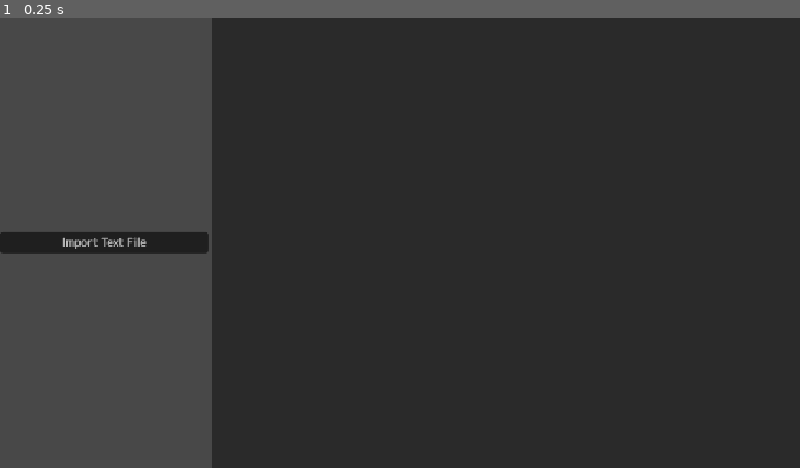
Above: before the commit, frame 1.
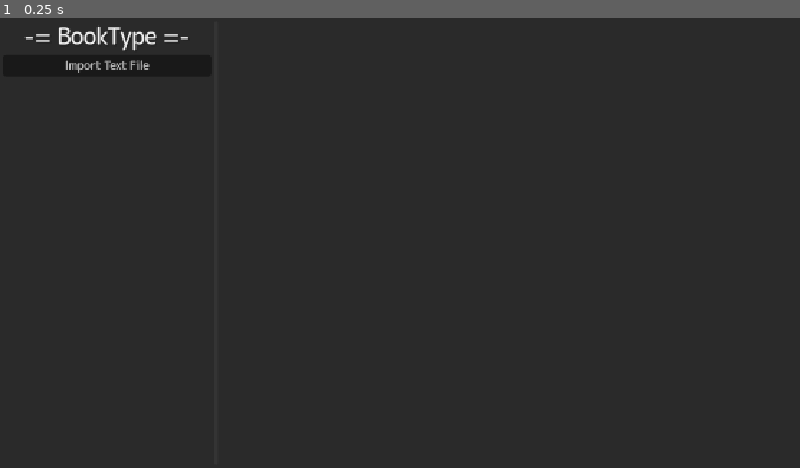
Above: after the commit, the same moment.

Repository: FireIceCode/BookType
Game: Godot game, scene res://game/main/main.tscn
Two runs of this game, one before a commit and one after it. Both use one fixed random seed, a clock stepped at 60 frames per second and the inputs below.
Inputs:
- Up to frame 1 (0.25 s): no input

The runs differ from the first frame. In frame 1, 25% of the frame differs, in the area x 0-27%, y 0-100%.

Commit message:
UI changes
Specifically main menu UI has been overhauled, and minor changes to other UI elsewhere.

Diff:
--- a/game/global/book_handler.gd
+++ b/game/global/book_handler.gd
@@ -1,6 +1,7 @@
 extends Node
 
 @export var max_page_length: int = 750
+
 
 var terminating_characters: PackedStringArray = [" ", ".", ",", "
 "]
@@ -8,8 +9,7 @@
 "
 
 
-# ----- Public Functions ----- #
-
+## Creates a directory containing metadata and pages from a txt file and title.
 func register_book(file_path_txt: String, book_title: String) -> void:
 	var book_text: String = FileAccess.get_file_as_string(file_path_txt)
 	if book_text == null:
@@ -52,6 +52,7 @@
 
 	# Create metadata JSON
 	var metadata: Dictionary = {
+		"version": 1,
 		"title": book_title,
 		"pages": page_index + 1,
 		"author":"",
@@ -60,11 +61,12 @@
 	FileAccess.open(dir + "metadata.json", FileAccess.WRITE).store_string(json_str)
 
 
+# Adds a page into the specified directory with the specified text
 func _create_page(dir_path: String, page_index: int, page_text: String) -> void:
 	var page: FileAccess = FileAccess.open(dir_path + str(page_index) + ".txt", FileAccess.WRITE)
 	page.store_string(page_text)
 
-
+# Removes dissalowed characters from provided text.
 func _clean_text(text: String) -> String:
 	var index = 0
 	var length = text.length()
--- a/game/main/main_menu/main_menu.tscn
+++ b/game/main/main_menu/main_menu.tscn
@@ -5,16 +5,68 @@
 [ext_resource type="Script" uid="uid://nhhb8wd8w0h7" path="res://game/main/main_menu/book_container.gd" id="2_fu7sn"]
 [ext_resource type="Script" uid="uid://c5lrlm18vb5bi" path="res://game/main/main_menu/file_dialog.gd" id="2_y7416"]
 
-[node name="Main Menu" type="HBoxContainer" unique_id=337169855]
+[sub_resource type="StyleBoxFlat" id="StyleBoxFlat_kp4qi"]
+bg_color = Color(0.1764706, 0.1764706, 0.1764706, 1)
+
+[sub_resource type="StyleBoxFlat" id="StyleBoxFlat_0o1p5"]
+bg_color = Color(1, 1, 1, 0.050980393)
+corner_radius_top_left = 5
+corner_radius_top_right = 5
+corner_radius_bottom_right = 5
+corner_radius_bottom_left = 5
+
+[node name="Control" type="Control" unique_id=1951986409]
+layout_mode = 3
+anchors_preset = 15
+anchor_right = 1.0
+anchor_bottom = 1.0
+grow_horizontal = 2
+grow_vertical = 2
+size_flags_horizontal = 4
+
+[node name="Panel" type="Panel" parent="." unique_id=499001987]
+layout_mode = 1
+anchors_preset = 15
+anchor_right = 1.0
+anchor_bottom = 1.0
+grow_horizontal = 2
+grow_vertical = 2
+theme_override_styles/panel = SubResource("StyleBoxFlat_kp4qi")
+
+[node name="Main Menu" type="HBoxContainer" parent="." unique_id=337169855]
 clip_contents = true
 custom_minimum_size = Vector2(500, 500)
+layout_mode = 1
 anchors_preset = 15
 anchor_right = 1.0
 anchor_bottom = 1.0
 grow_horizontal = 2
 grow_vertical = 2
 
-[node name="AddFileButton" type="Button" parent="." unique_id=1063680482]
+[node name="SidebarMarginContainer" type="MarginContainer" parent="Main Menu" unique_id=162256094]
+layout_mode = 2
+theme_override_constants/margin_left = 5
+theme_override_constants/margin_top = 5
+theme_override_constants/margin_bottom = 5
+
+[node name="VBoxContainer" type="VBoxContainer" parent="Main Menu/SidebarMarginContainer" unique_id=116647438]
+layout_mode = 2
+
+[node name="Label" type="Label" parent="Main Menu/SidebarMarginContainer/VBoxContainer" unique_id=1287935044]
+layout_mode = 2
+size_flags_vertical = 0
+theme = ExtResource("1_kp4qi")
+theme_override_colors/font_shadow_color = Color(0, 0, 0, 0.101960786)
+theme_override_constants/line_spacing = 3
+theme_override_constants/shadow_offset_x = 2
+theme_override_constants/shadow_offset_y = 2
+theme_override_constants/outline_size = 0
+theme_override_constants/shadow_outline_size = 5
+theme_override_font_sizes/font_size = 32
+text = "-= BookType =-"
+horizontal_alignment = 1
+
+[node name="AddFileButton" type="Button" parent="Main Menu/SidebarMarginContainer/VBoxContainer" unique_id=1063680482]
 custom_minimum_size = Vector2(300, 25)
 layout_mode = 2
 size_flags_vertical = 4
@@ -22,7 +74,7 @@
 text = "Import Text File"
 script = ExtResource("1_7vrkn")
 
-[node name="FileDialog" type="FileDialog" parent="AddFileButton" unique_id=1706285761]
+[node name="FileDialog" type="FileDialog" parent="Main Menu/SidebarMarginContainer/VBoxContainer/AddFileButton" unique_id=1706285761]
 title = "Open a File"
 initial_position = 2
 always_on_top = true
@@ -37,21 +89,25 @@
 folder_creation_enabled = false
 script = ExtResource("2_y7416")
 
-[node name="BookSelectionBG" type="PanelContainer" parent="." unique_id=2029365881]
+[node name="DivMarginContainer" type="MarginContainer" parent="Main Menu" unique_id=205293432]
 layout_mode = 2
-size_flags_horizontal = 3
-theme = ExtResource("1_kp4qi")
-theme_type_variation = &"background"
+theme_override_constants/margin_top = 5
+theme_override_constants/margin_bottom = 5
 
-[node name="ScrollContainer" type="ScrollContainer" parent="BookSelectionBG" unique_id=754148199]
+[node name="Panel2" type="Panel" parent="Main Menu/DivMarginContainer" unique_id=1276948929]
+custom_minimum_size = Vector2(5, 0)
+layout_mode = 2
+theme_override_styles/panel = SubResource("StyleBoxFlat_0o1p5")
+
+[node name="BodyScrollContainer" type="ScrollContainer" parent="Main Menu" unique_id=754148199]
 layout_mode = 2
 size_flags_horizontal = 3
 
-[node name="BookContainer" type="VBoxContainer" parent="BookSelectionBG/ScrollContainer" unique_id=133058819]
+[node name="BookContainer" type="VBoxContainer" parent="Main Menu/BodyScrollContainer" unique_id=133058819]
 layout_mode = 2
 size_flags_horizontal = 3
 size_flags_vertical = 3
 script = ExtResource("2_fu7sn")
 
-[connection signal="pressed" from="AddFileButton" to="AddFileButton" method="_on_pressed"]
-[connection signal="file_selected" from="AddFileButton/FileDialog" to="AddFileButton/FileDialog" method="_on_file_selected"]
+[connection signal="pressed" from="Main Menu/SidebarMarginContainer/VBoxContainer/AddFileButton" to="Main Menu/SidebarMarginContainer/VBoxContainer/AddFileButton" method="_on_pressed"]
+[connection signal="file_selected" from="Main Menu/SidebarMarginContainer/VBoxContainer/AddFileButton/FileDialog" to="Main Menu/SidebarMarginContainer/VBoxContainer/AddFileButton/FileDialog" method="_on_file_selected"]
--- a/game/main/typing_interface/smooth_caret.gd
+++ b/game/main/typing_interface/smooth_caret.gd
@@ -1,7 +1,7 @@
 extends Panel
 class_name SmoothCaret
 
-@export var animation_speed: float = 20
+@export var animation_speed: float = 25
 
 var target_value: Vector2 = Vector2.ZERO
 var animated_value: Vector2 = Vector2.ZERO
--- a/game/main/typing_interface/typing_interface.tscn
+++ b/game/main/typing_interface/typing_interface.tscn
@@ -10,7 +10,7 @@
 [ext_resource type="Script" uid="uid://bmjowt5qhpl6q" path="res://game/main/typing_interface/smooth_caret.gd" id="8_1dh2i"]
 
 [sub_resource type="StyleBoxFlat" id="StyleBoxFlat_5kdno"]
-bg_color = Color(0.1764706, 0.1764706, 0.1764706, 1)
+bg_color = Color(0.09411765, 0.09411765, 0.09411765, 1)
 
 [sub_resource type="StyleBoxFlat" id="StyleBoxFlat_0860d"]
 bg_color = Color(0.3137255, 0.5647059, 0.5019608, 1)
